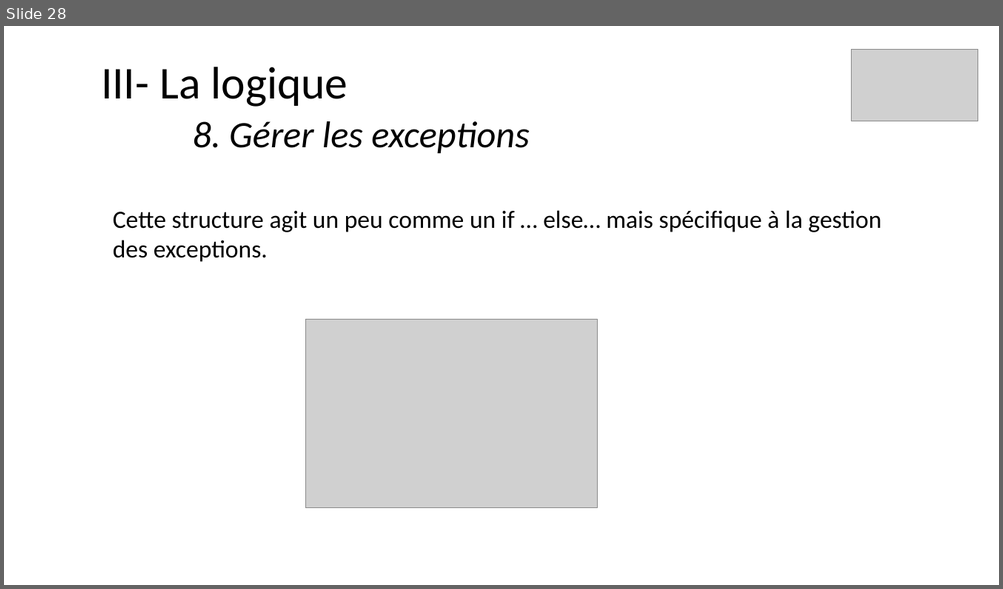
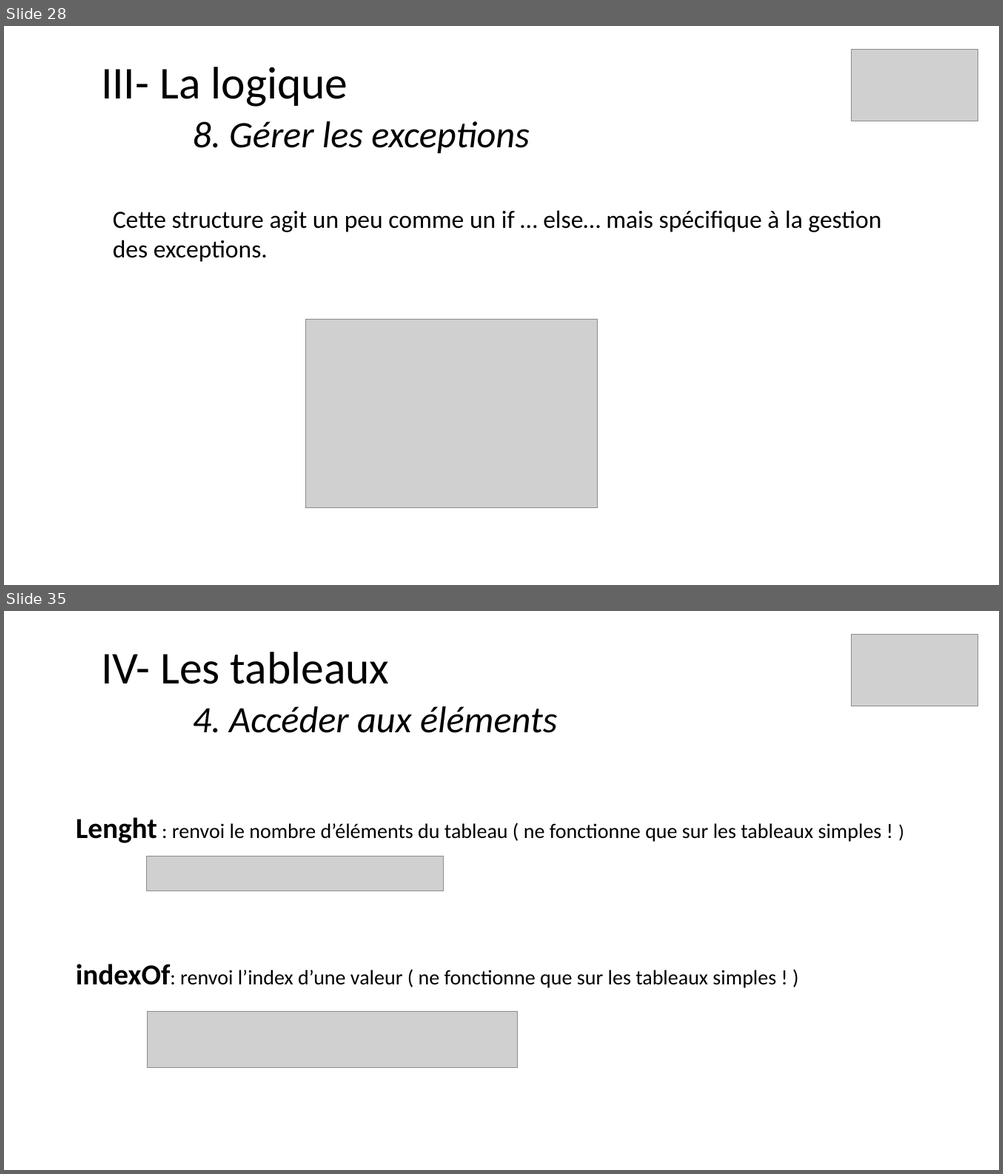
Before and after one commit to ArMb57/JavaScript, a slide deck: cours.pptx. Shown one above the other, each under a label of ours: slide 28 before the commit, slides 28 and 35 after it; the slides between them are not shown. The pictures are 1003x589 and 1003x1174 pixels, drawn with LibreOffice and Linux fonts; fonts in the diff are those of the drawing; grey boxes stand for pictures. Boxes give left, top, right and bottom in pixels: in the first picture for what was removed or moved away, otherwise in the second. Text is boxed around its words. In the diff, an @@ line names an element or a change of style, - is before the commit and + after.

Commit message:
Les tableaux

```diff
--- a/cours.pptx
+++ b/cours.pptx
@@ slide 35 added at [4,611,999,1170], background #FFFFFF @@
@@ title added at [101,652,557,733], 36 pt, text #000000, italic @@
+IV- Les tableaux
+4. Accéder aux éléments
@@ picture added at [851,634,978,706] @@
@@ text added at [76,817,882,988], 20 pt, text #000000 @@
+Lenght : renvoi le nombre d’éléments du tableau ( ne fonctionne que sur les tableaux simples ! )
+indexOf: renvoi l’index d’une valeur ( ne fonctionne que sur les tableaux simples ! )
@@ picture added at [147,857,444,891] @@
@@ picture added at [148,1011,518,1068] @@
```
Also in this commit, not shown: 19 other slides added, 2 other files.
